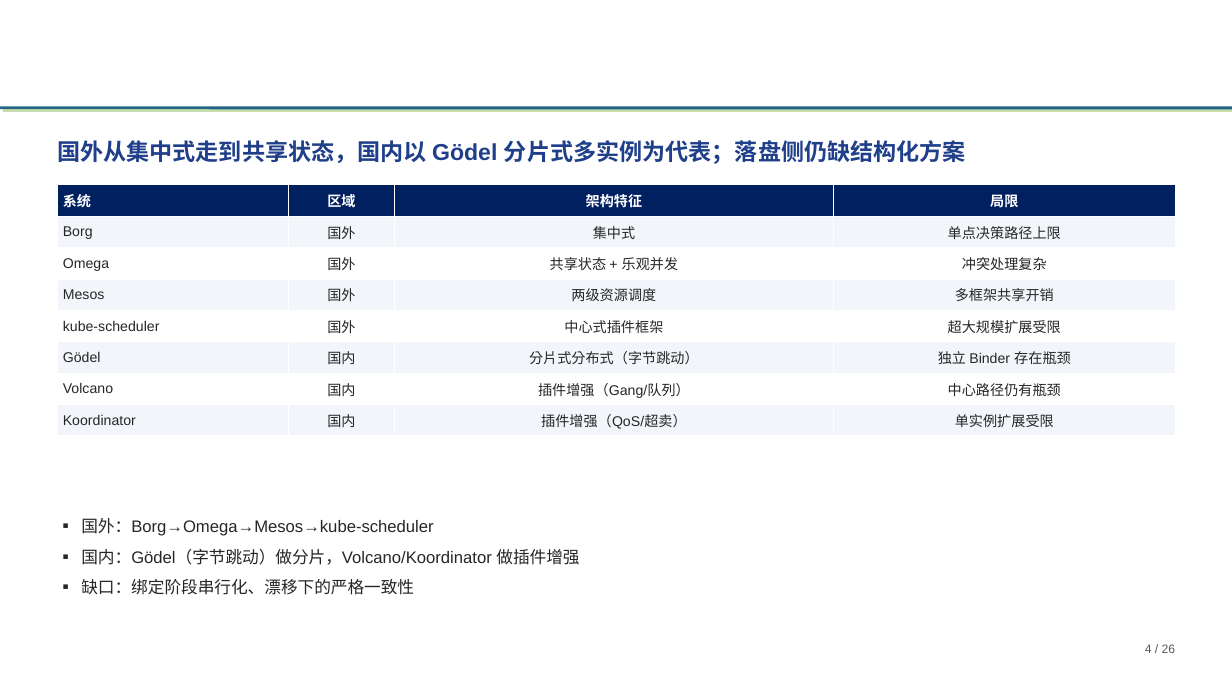
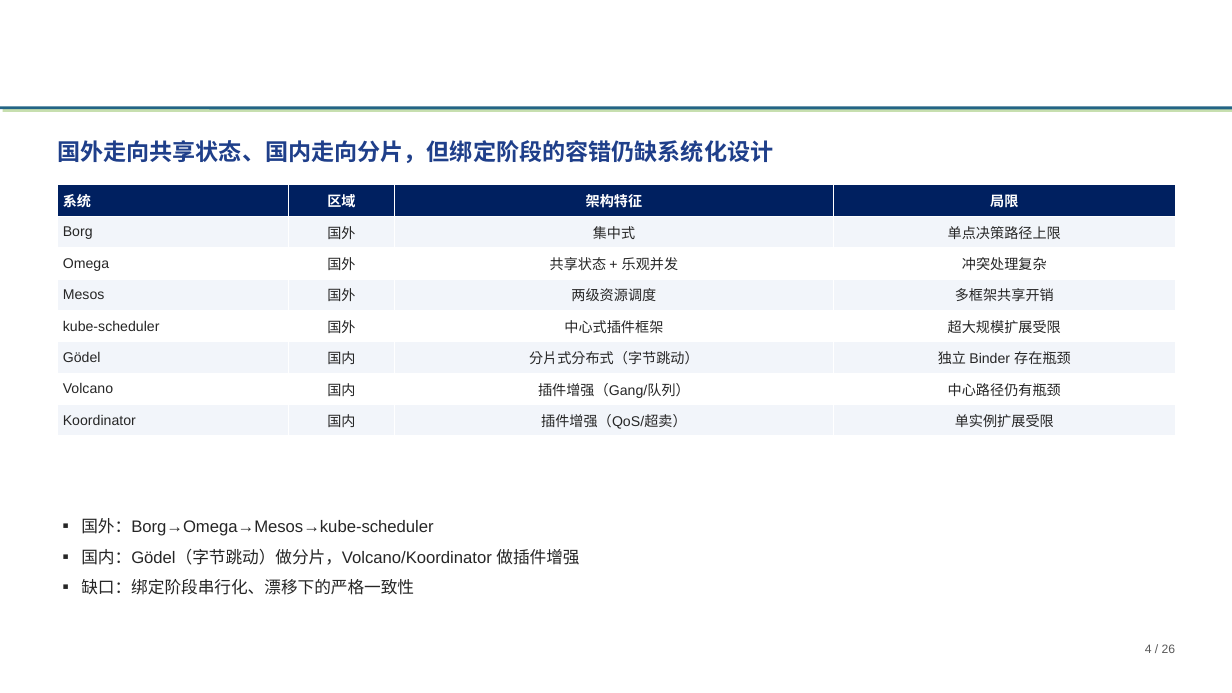
Before and after one commit to tengfei86/godel-scheduler, a slide deck: slide 4 of docs/thesis/defense/基于etcd的分布式Kubernetes调度器研究与实现-高铜.pptx. Drawn at 1232x693 pixels with LibreOffice and Linux fonts; fonts in the diff are those of the drawing; background and template pictures are left out. Boxes give left, top, right and bottom in pixels: in the first picture for what was removed or moved away, otherwise in the second. Text is boxed around its words. In the diff, an @@ line names an element or a change of style, - is before the commit and + after.

```diff
--- a/docs/thesis/defense/基于etcd的分布式Kubernetes调度器研究与实现-高铜.pptx
+++ b/docs/thesis/defense/基于etcd的分布式Kubernetes调度器研究与实现-高铜.pptx
@@ text at [57, 140, 773, 163]: text changed @@
-国外从集中式走到共享状态，国内以 Gödel 分片式多实例为代表；落盘侧仍缺结构化方案
+国外走向共享状态、国内走向分片，但绑定阶段的容错仍缺系统化设计
```
Also in this commit, not shown: 1 other slide changed, 2 other files.
